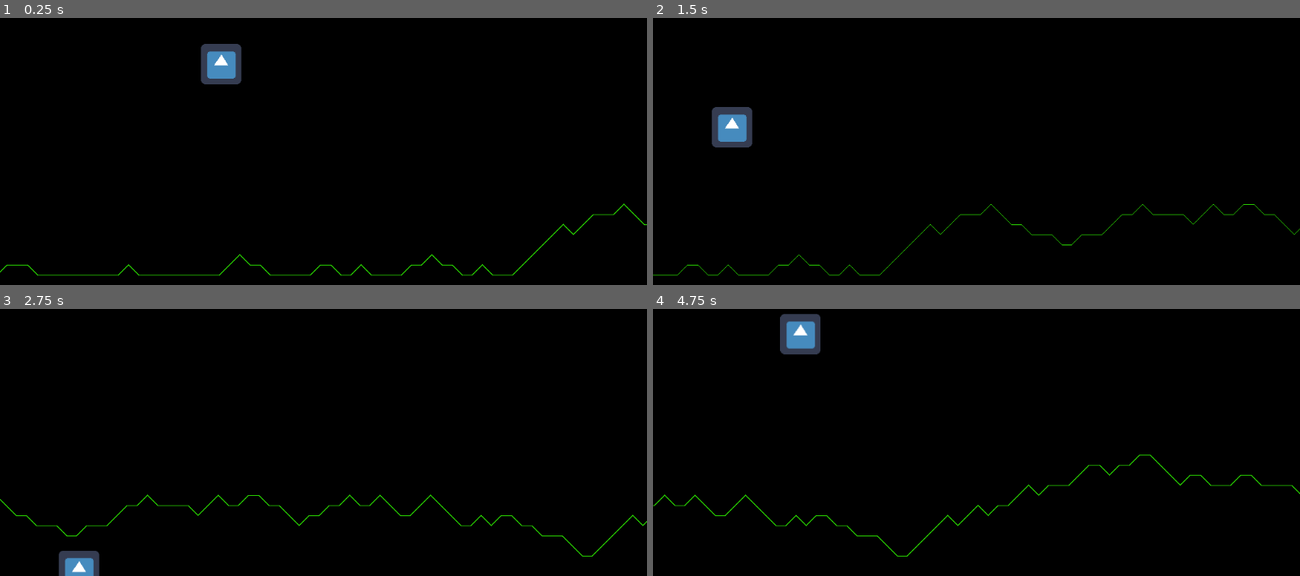
Above: before the commit, frames 1-4 (two rows, left to right).
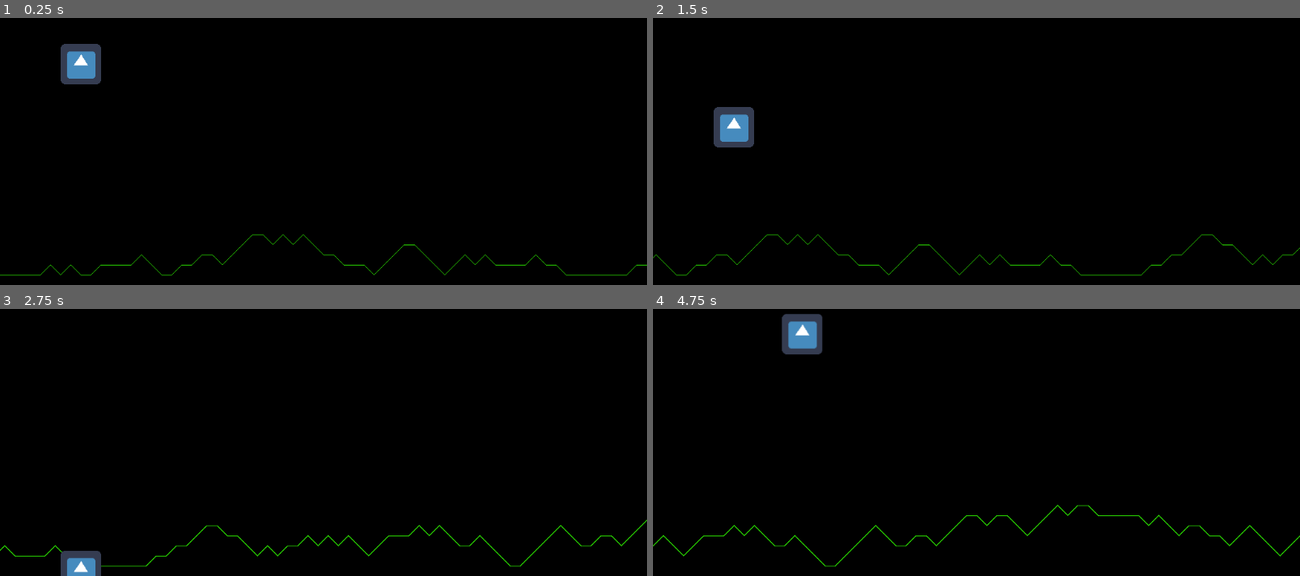
Above: after the commit, the same moments.

Repository: andrew-wilkes/godotia
Game: Godot game, scene res://Main.tscn
The game is run twice, just before and just after one commit, with the same random seed, the same clock (stepped at 60 frames per second) and the same inputs. The engine's default icon, where the game draws it, is replaced by a stand-in: a white triangle on a blue panel in a dark square.
Inputs:
- Up to frame 1 (0.25 s): no input
- Up to frame 2 (1.5 s): hold Right (ui_right) 0.53-1.28 s; hold Down (ui_down) from 1.28 s (still down)
- Up to frame 3 (2.75 s): release Down (ui_down) at 2.03 s; hold Right (ui_right) from 2.03 s (still down)
- Up to frame 4 (4.75 s): release Right (ui_right) at 2.78 s; hold Up (ui_up) 2.78-3.53 s; hold Left (ui_left) from 3.53 s (still down)

The runs differ from the first frame. In frame 1, 3.0% of the frame differs, in the area x 0-100%, y 9-97%; in frame 2, 1.2%; in frame 3, 1.5%; in frame 4, 1.6%.

Commit message:
Minor optimizations.

Diff:
--- a/Main.gd
+++ b/Main.gd
@@ -18,8 +18,9 @@
 func _ready():
 	background = $ParallaxBackground
 	terrain = find_node("Terrain")
-	terrain.get_parent().motion_mirroring.x = terrain.end_pos
+	terrain.get_parent().motion_mirroring.x = terrain.last_point.x
 	player = $Player
+	player.position.x = PLAYER_MARGIN
 
 
 func _process(delta):
--- a/Terrain.gd
+++ b/Terrain.gd
@@ -1,13 +1,12 @@
 extends Node2D
 
-const SEED = 24
+const SEED = 7
 const GRID_SIZE = 16.0
 const MIN_NUM_POINTS = 5000
 const MAX_HEIGHT = 300
 
 var line
 var base_level
-var end_pos
 var flats = []
 var last_point
 
@@ -34,8 +33,7 @@
 		pos.y += (rng.randi() % 3 - 1) * GRID_SIZE # -1, 0, 1 * GRID_SIZE
 		pos.y = clamp(pos.y, -MAX_HEIGHT, 0)
 		add_point(pos)
-	end_pos = pos.x
-	print("End pos: %d Flats: %d" % [end_pos, flats.size()])
+	print("End pos: %d Flats: %d" % [pos.x, flats.size()])
 
 
 func add_point(p):
